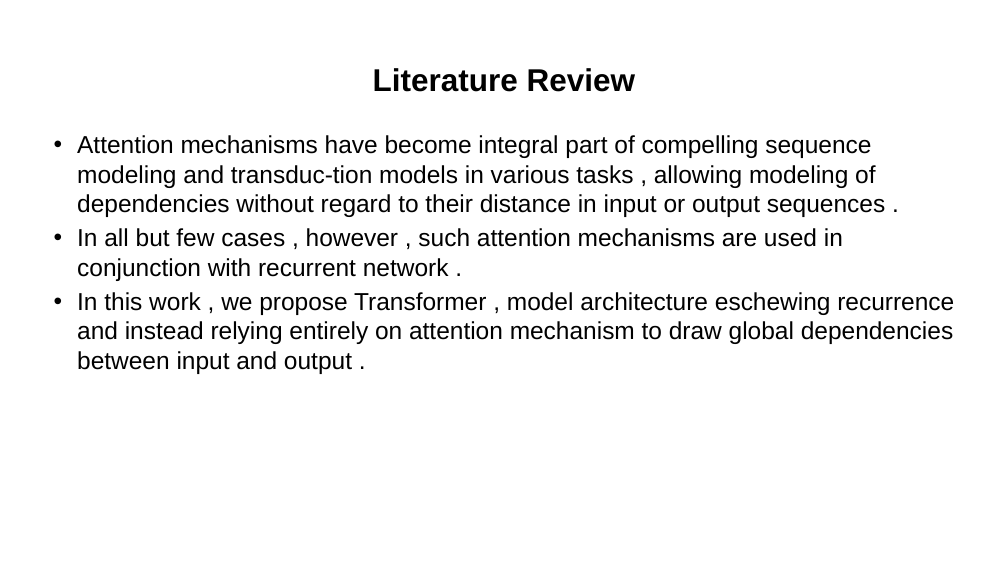
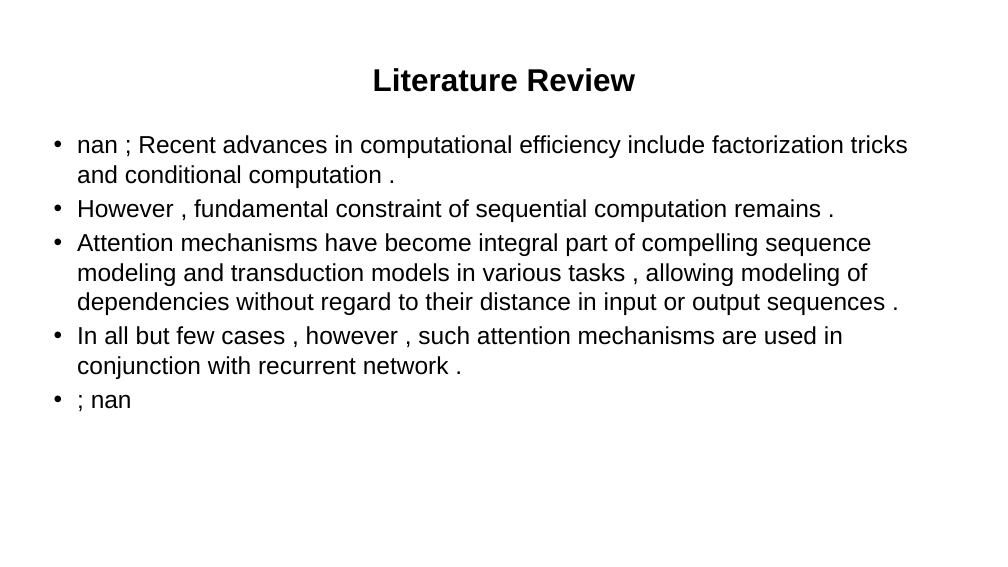
Before and after one commit to BidhanAcharya/Front-end, a slide deck: slide 3 of slides/Attention Is All You Need.pptx. Drawn at 1008x567 pixels with LibreOffice and Linux fonts; fonts in the diff are those of the drawing. Boxes give left, top, right and bottom in pixels: in the first picture for what was removed or moved away, otherwise in the second. Text is boxed around its words. In the diff, an @@ line names an element or a change of style, - is before the commit and + after.

```diff
--- a/slides/Attention Is All You Need.pptx
+++ b/slides/Attention Is All You Need.pptx
@@ text at [77, 135, 908, 315]: text changed @@
-• Attention mechanisms have become integral part of compelling sequence modeling and transduc-tion models in various tasks , allowing modeling of dependencies without regard to their distance in input or output sequences .
+• nan ; Recent advances in computational efficiency include factorization tricks and conditional computation .
+• However , fundamental constraint of sequential computation remains .
+• Attention mechanisms have become integral part of compelling sequence modeling and transduction models in various tasks , allowing modeling of dependencies without regard to their distance in input or output sequences .
@@ text at [91, 395, 132, 409]: text changed @@
-• In this work , we propose Transformer , model architecture eschewing recurrence and instead relying entirely on attention mechanism to draw global dependencies between input and output .
+• ; nan
```
Also in this commit, not shown: 3 other slides changed, 1 slide added, 1 slide removed, 5 other files.
